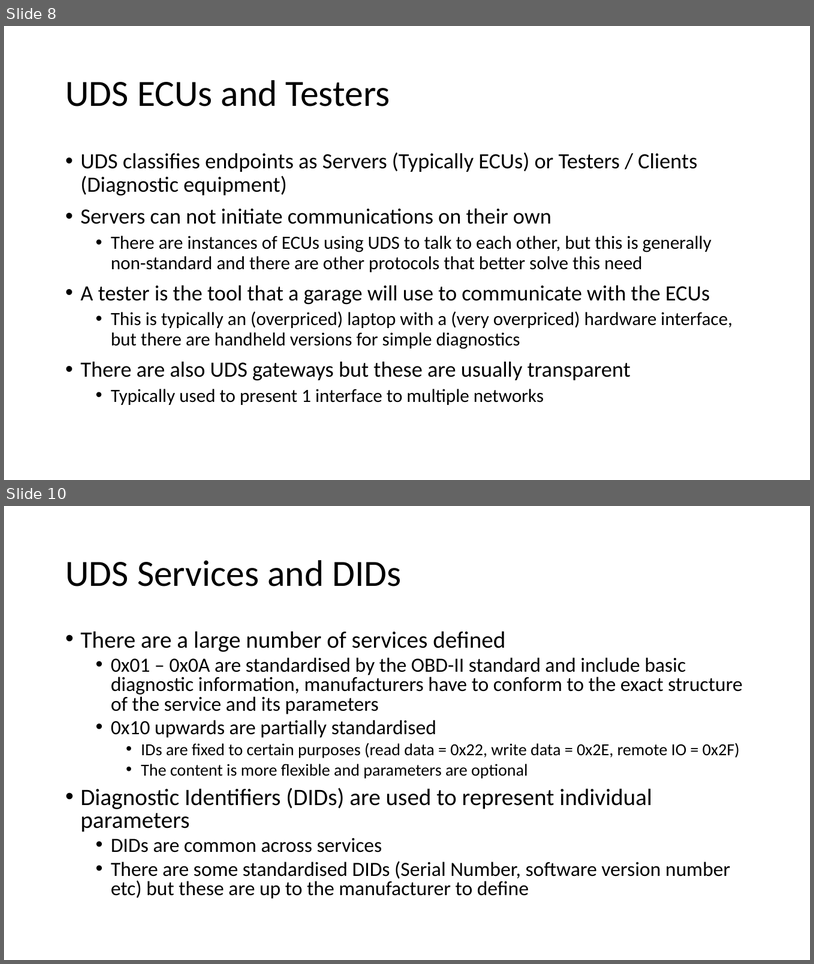
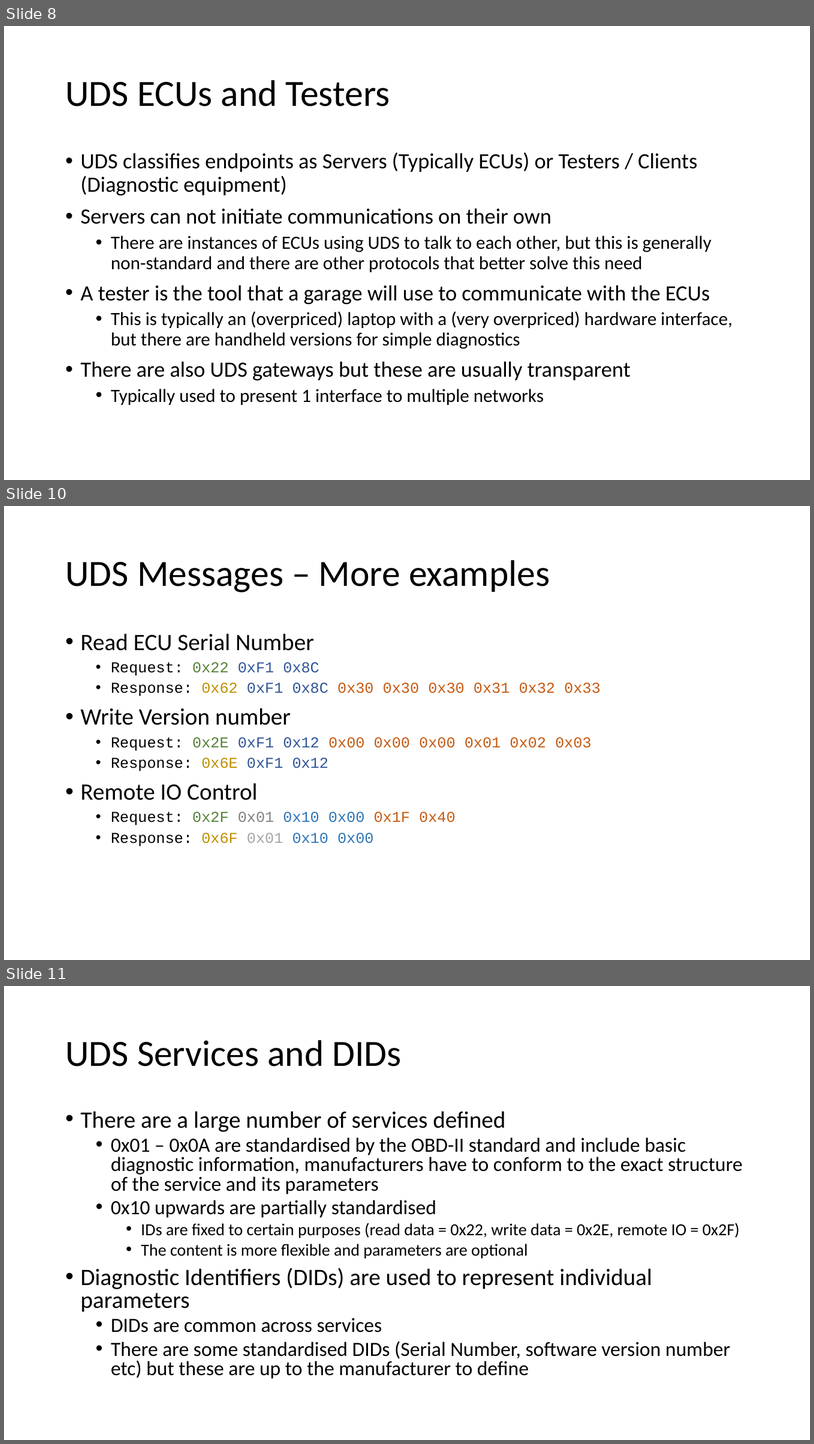
Before and after one commit to richClubb/python-uds, a slide deck: docs/presentations/PythonUDS.pptx. Shown one above the other, each under a label of ours: slides 8 and 10 before the commit, slides 8, 10 and 11 after it; the slides between them are not shown. The pictures are 814x964 and 814x1444 pixels, drawn with LibreOffice and Linux fonts; fonts in the diff are those of the drawing. Boxes give left, top, right and bottom in pixels: in the first picture for what was removed or moved away, otherwise in the second. Text is boxed around its words. In the diff, an @@ line names an element or a change of style, - is before the commit and + after.

```diff
--- a/docs/presentations/PythonUDS.pptx
+++ b/docs/presentations/PythonUDS.pptx
@@ slide 10 added at (4,506,810,960), background #FFFFFF @@
@@ title added at (65,560,550,592), 44 pt, text #000000 @@
+UDS Messages – More examples
@@ text added at (81,633,600,846), 18 pt, text #000000 @@
+• Read ECU Serial Number
+  • Request: 0x22 0xF1 0x8C
+  • Response: 0x62 0xF1 0x8C 0x30 0x30 0x30 0x31 0x32 0x33
+• Write Version number
+  • Request: 0x2E 0xF1 0x12 0x00 0x00 0x00 0x01 0x02 0x03
+  • Response: 0x6E 0xF1 0x12
+• Remote IO Control
+  • Request: 0x2F 0x01 0x10 0x00 0x1F 0x40
+  • Response: 0x6F 0x01 0x10 0x00
@@ what was slide 10 is now slide 11 @@
```
Also in this commit, not shown: 5 slides changed.
